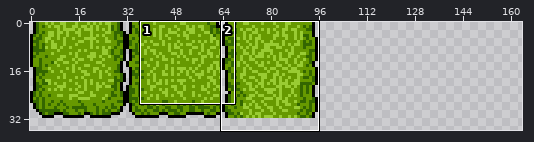
Sprite sheet -- art/tiles.png. The picture above shows the old version from afar; the outline marks the close-up.
Close-up. Before the edit:
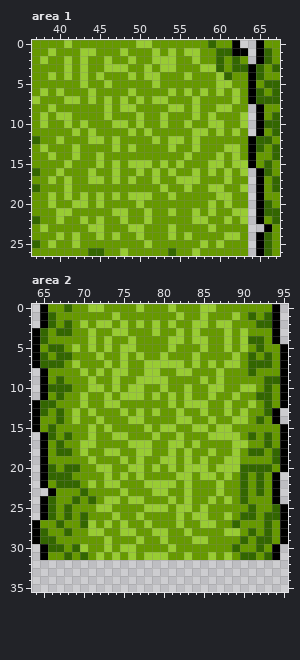
The file is 400x400 pixels. Shown: area 1: x 37..67, y 0..26; area 2: x 64..95, y 0..35. The wide view leaves out empty margins. The commit also changed other parts of the picture, which this record leaves out.
The same view after the edit:
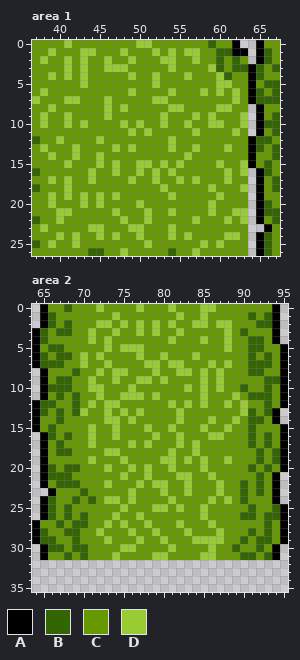
Palette (. is transparent): A #000000  B #336600  C #669900  D #99cc33
What changed:
--- area 1
@@ x 37..67 @@
  1 CCDCCCDDCCCDCCCDCDCDDCCBBAA.ABC
- 2 CDCCDCDCCDCCDCCDDDCCDCCBCBC.ABC
- 3 CCCCDCDCCDDDCCDCDDCCCDDBCBBABCB
- 4 CCDCDCDCDCCCDCDDCCCDCCCDBCCABCC
- 5 CCCCCCDCCDCCCCCDCCCCCCCDDCCACBB
- 6 CDCDCCCDCCCCDCCCCDCDCDCDCDCABCB
- 7 DCCCDDCDCDCDCDCDDCCCDCCCCDCABBB
- 8 CCDCCCCCCDCDDCCCCDDCDCCDDCC.ACC
- 9 CDCDDCCCCDCCCDCCDCCCDCDCCCD.ACB
-10 CDCCDCDCCCDDCDCCDCCDCCDDCCD.ABB
-11 CCCCCDCDCCCCDCDCCCCCDDCDCDC.ACB
-12 BCCDCCCDDCDCCCCDCDDCDCCCCCCABBC
-13 CDCCCDCCCCDCDCCCCDCCDCCCDDCABCB
-14 CCDCCDCCDCCCCCCCCCCDCCCDCDCACCB
-15 CCCCDCCCDCDCDDDCDCDCCCDDCDDACBC
-16 BCCDCCCDCCDCCDCDCDCCDCDCDCD.ABC
-17 CCDCDCCDDCDCDCCDCCDDDCCCDCC.ACB
-18 BCCCDCCCCCCCCCCCDCCDCCDDCCD.ACB
-19 CCDCDCDCDCDCDDDCCDCCCCCDDCC.ACC
-20 CCDCCDDCDCCCCDCCCCCCCCDCDCC.ABC
-21 CCCDDCCCCCDDCCDCCDCCDCDCCDD.ABB
-22 BCCDCCDCDCCDCCDCCCCCDDCCDCD.ACB
-23 CDCCCCCDDCCCDDCCCDCCCCDCCCC..AC
+ 2 CDCCDCDCCDCCDCCCDDCCDCCBCBC.ABC
+ 3 CCCCDCDCCDDDCCCCCDCCCCDBCBBABCB
+ 4 CCDCDCDCCCCCDCCDCCCDCCCDBCCABCC
+ 5 CCCCCCDCCCCCCCCDCCCCCCCDDCCACBB
+ 6 CDCCCCCCCCCCDCCCCDCCCDCDCDCABCB
+ 7 DCCCDDCCCDCCCCCDDCCCCCCCCDCABBB
+ 8 CCDCCCCCCDCDCCCCCDDCCCCDDCC.ACC
+ 9 CDCCDCCCCDCCCCCCDCCCDCDCCCD.ACB
+10 CDCCDCDCCCCDCDCCDCCDCCDDCCD.ABB
+11 CCCCCCCCCCCCDCDCCCCCDCCCCDC.ACB
+12 BCCDCCCCDCCCCCCCCDCCCCCCCCCABBC
+13 CDCCCDCCCCDCDCCCCDCCDCCCDCCABCB
+14 CCDCCDCCDCCCCCCCCCCDCCCCCCCACCB
+15 CCCCDCCCDCDCCDDCDCDCCCCDCCDACBC
+16 BCCCCCCDCCDCCDCDCDCCCCCCDCD.ABC
+17 CCDCDCCDCCCCDCCDCCDCDCCCDCC.ACB
+18 BCCCDCCCCCCCCCCCDCCCCCDCCCD.ACB
+19 CCDCDCDCDCDCCCCCCDCCCCCDCCC.ACC
+20 CCDCCCDCDCCCCDCCCCCCCCDCCCC.ABC
+21 CCCDDCCCCCDCCCDCCDCCCCDCCDD.ABB
+22 BCCDCCCCCCCDCCDCCCCCDCCCDCD.ACB
+23 CDCCCCCDDCCCDDCCCDCCCCCCCCC..AC
 24 CCCDCDCCDCDCCDCCCDCDCCCCDDC.ABC
--- area 2
@@ x 64..95 @@
- 0 .ACCBCCDDCCCCDCCCDCCCDDCCCCCCCA.
- 1 .ABCCCCCCCDCCCCCCCDCCDCCCDCBCBA.
- 2 .ABCBCDCDDCDCDCDCDCCDDCDDCCCBBA.
- 3 ABCBBCCDCCDDCCCDCCDCDCCCDCDCCCA.
- 4 ABCCCCCDCDCCDCCCCDDCDDCCDCDBBCA.
- 5 ACBBCDCDCDCDDCCCCDCCCDCCDCDCBCCA
- 6 ABCBBCCCDCCDCDCCDCCCDCCCCDCBCBCA
- 7 ABBBCDCCCDCDCCDDDDDCDCDCDDCBBBCA
- 8 .ACCCCDCDCDDCCDDCCDDCCCDCCCBCCCA
- 9 .ACBCCCDCCDCCDDDDCCCCDCDCCCCCBBA
-10 .ABBBCCDDCDCDDCCDCCDCCDDCCDDCBCA
-11 .ACBCCDCCDCDDDCDCDCDCCDCCDCCBBCA
-12 ABBCCCDCCDDCCCCCCDCDDDCCDCCDCBCA
-13 ABCBCDCDCCCDCDCDCCDCCDCCDCDCCBA.
-14 ACCBCDCCDCCCDDCCCCDDCCDCCDDCBCA.
-15 ACBCCCCDCDCCCCDCDDCCDDCDDCCCCCCA
-16 .ABCBCCDCCDDCCCDCCDCCCDDDDCBCBCA
-17 .ACBCCDDCCCCDDDCCDDCDCCCCDDCCBCA
-18 .ACBBCDCCDDCCDDCCDCDCCDCCDCBBCBA
-19 .ACCCCCDCCCDCDCCDDCDCDCCDDCCCCBA
-20 .ABCBBCCDDCCDDCDCDCDDDCDDDBBBBCA
-21 .ABBBCCCCDCDCDCCCCDDCDDCDCBCBCA.
-22 .ACBBBCDCDDCCCDDDDCDCCCDCCBCBCA.
-23 ..ACCCBCCCCDCCCDDCCDCCCDCCBCBCA.
-24 .ABCCBCBCDDCDDCCCDCDCCDCDCBCCCA.
-25 .ABCBCCCDDCCCCDDDCDDCDCCCCCBCCBA
-26 .ABCBCBCCCDCCDCCCCDCDDCCDCBBCBBA
-27 ACCBCCBDCDCDCCDCCCDCCDDCCBCCCBCA
-28 ABCCBCCDDCCDDCCDDCCDCCCCDDCBCBCA
-29 ABBCCCCCCDCCCDCCDCCCDDCCCCBCBBCA
-30 .ABBCBDCCDCDDCCCCDCCCCCCCBCCBCA.
-31 .ACCBCBCDCDCDCDDDCCDCCDCDCBBCBA.
+ 0 .ACCBCCCDCCCCDCCCDCCCDDCCCCCCCA.
+ 1 .ABCCCCCCCDCCCCCCCDCCDCCCCCBCBA.
+ 2 .ABCBCCCDDCDCDCDCDCCDDCDDCCCBBA.
+ 3 ABCBBCCDCCDCCDCDCCDCCCCCDCBCCCA.
+ 4 ABCCCCCDCDCCCCCCCDCCCDCCDCCBBCA.
+ 5 ACBBCCCCCDCDDDCCCCCCCCCCDCCBBCCA
+ 6 ABCBBCDCDCCCCDCCDCCCDCCCCCCBCBCA
+ 7 ABBBCCDCCDCCCCDDCDDCCCDCDCCBBBCA
+ 8 .ACCCBCCDCDDCCCDCCDDCDCDCCCBBCCA
+ 9 .ACBBCCDCCDCCDDCDCCCCDCDCCCCCBBA
+10 .ABBBCCDDCCCDCCCCCCDCDCDCCBCCBCA
+11 .ACBCBCCDCCDDDCDCCCCCDCCCDCBBBCA
+12 ABBCCBCDCDDCCCCCCDCDCDCCDCDCCBCA
+13 ABCBCBDCCDCDCDCCCCDCCCCCCCDBCBA.
+14 ACCBCCCCCDDCDCCCCCDCCCDCCDCBBCA.
+15 ACBCCCCDCCDCCCDCCDCCCDCCDCCBCCCA
+16 .ABCBCCDCCDCCCCDCCDCCCDDCCCBCBCA
+17 .ACBCCCDCCCCDCDCCCDCDCCCCCCBCBCA
+18 .ACBBCCCCDDCCCCCCDCCDCCCCCCCBCBA
+19 .ACCCCCDCCCDCCCCDDCDCDCCDCCCBCBA
+20 .ABCBBCCCDCCDCDCCDCCCDCCCCCBCBCA
+21 .ABBBCCCCCCDCCDCCCDDCCDCCCCCBCA.
+22 .ACBBBCCCDCCCDCDDCCDCCCDCCBCBCA.
+23 ..ACCCBCCCCCDCCCDCCDCCCDCCBCBCA.
+24 .ABCCBCBCDDCDCCCCDCCCCDCDCBCCCA.
+25 .ABCBCCCCCCDCCCDDCDCCDCCCCCBCCBA
+26 .ABCBCBCCCDCCDCCCCCCCDCCCCBBCBBA
+27 ACCBCBBCCDCDCCDCCCDCCCDCCCCCCBCA
+28 ABCCBBCCDCCCDCCDCCCDCCCDCCCBCBCA
+29 ABBCCBCCCDCCCDCCDCCCDDDDCCBCBBCA
+30 .ABBCBBCCCCDDCCCCDCCCCDCCBCCBCA.
+31 .ACCBCBCCCDCCCCDDCCCCDDCCCBBCBA.
 32 ................................
Changed places in both close-ups, as pixel boxes (x1, y1, x2, y2):
changed: (56, 56, 240, 232)
changed: (64, 304, 264, 560)
